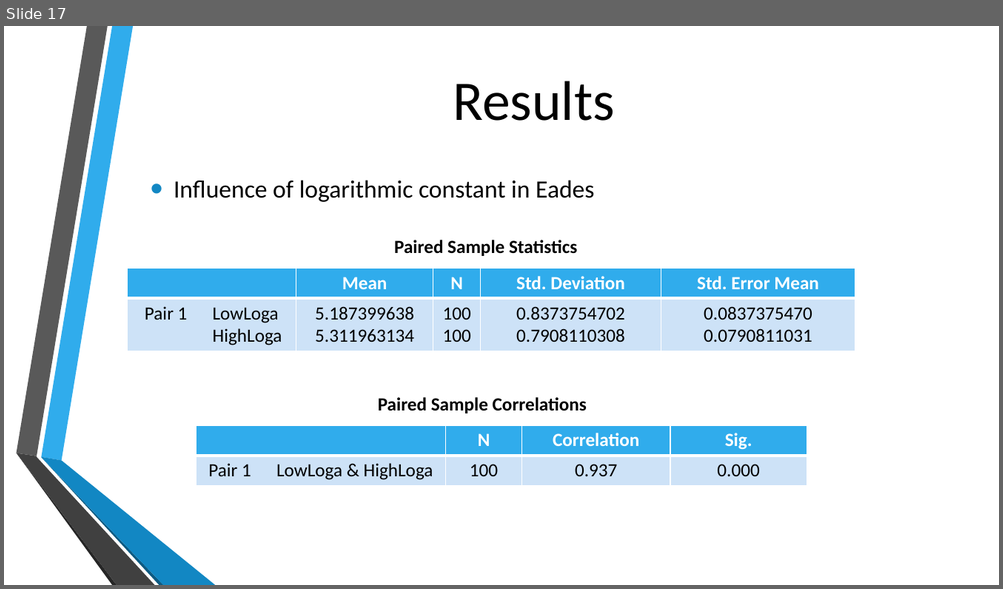
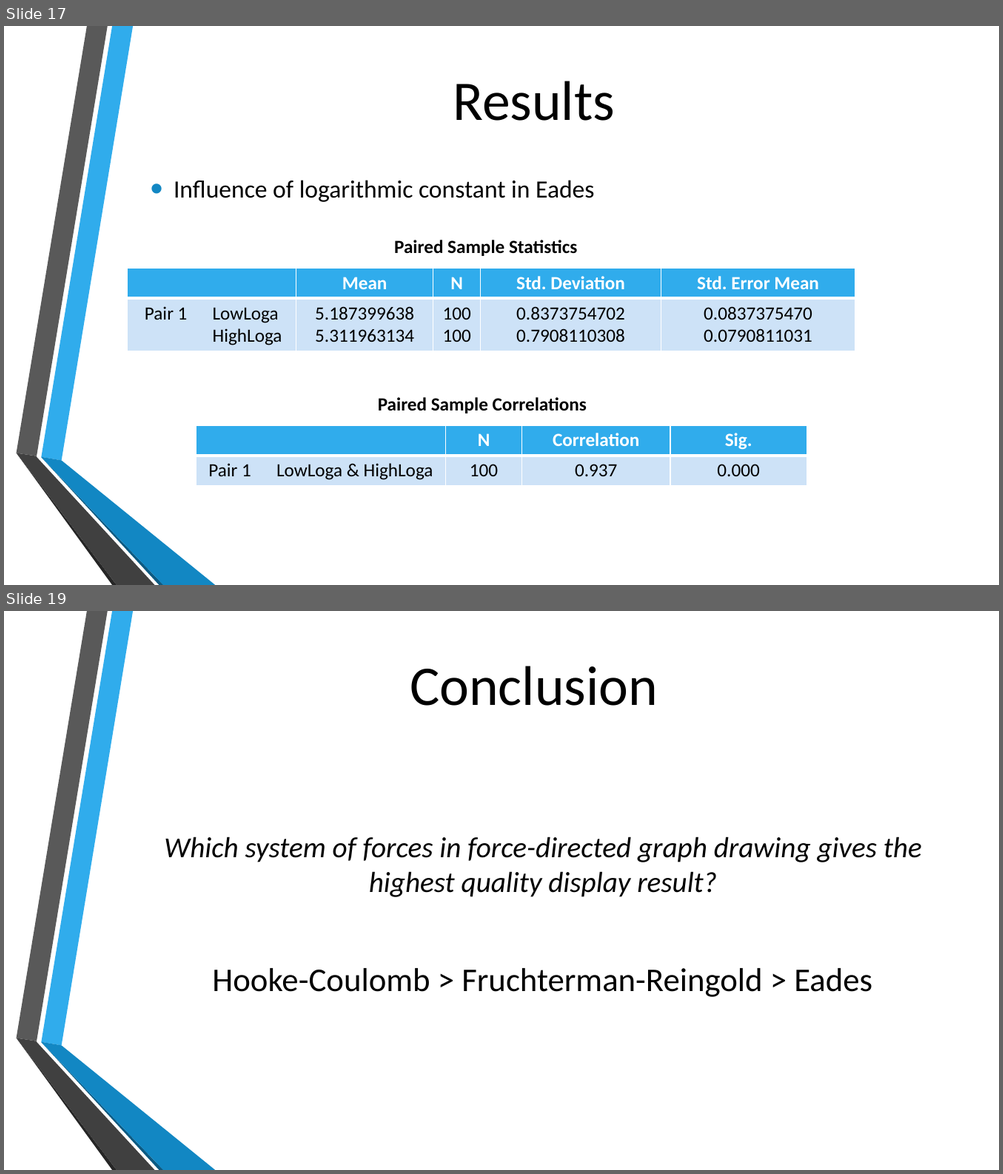
Before and after one commit to michielvh1995/OMI, a slide deck: Presentatie/Onderzoek eindpresentatie.pptx. Shown one above the other, each under a label of ours: slide 17 before the commit, slides 17 and 19 after it; the slides between them are not shown. The pictures are 1003x589 and 1003x1174 pixels, drawn with LibreOffice and Linux fonts; fonts in the diff are those of the drawing; background and template pictures are left out. Boxes give left, top, right and bottom in pixels: in the first picture for what was removed or moved away, otherwise in the second. Text is boxed around its words. In the diff, an @@ line names an element or a change of style, - is before the commit and + after.

```diff
--- a/Presentatie/Onderzoek eindpresentatie.pptx
+++ b/Presentatie/Onderzoek eindpresentatie.pptx
@@ slide 19 added at box(4, 611, 999, 1170), background picture (left out); not listed: 6 template elements that a slide beside it also shows @@
@@ text added at box(410, 666, 657, 706), 54 pt, text #000000 @@
+Conclusion
@@ text added at box(164, 837, 922, 997), 28 pt, text #000000, italic @@
+Which system of forces in force-directed graph drawing gives the highest quality display result?
+Hooke-Coulomb > Fruchterman-Reingold > Eades
```
Also in this commit, not shown: 1 slide changed, 1 other slide added, 1 slide removed.
